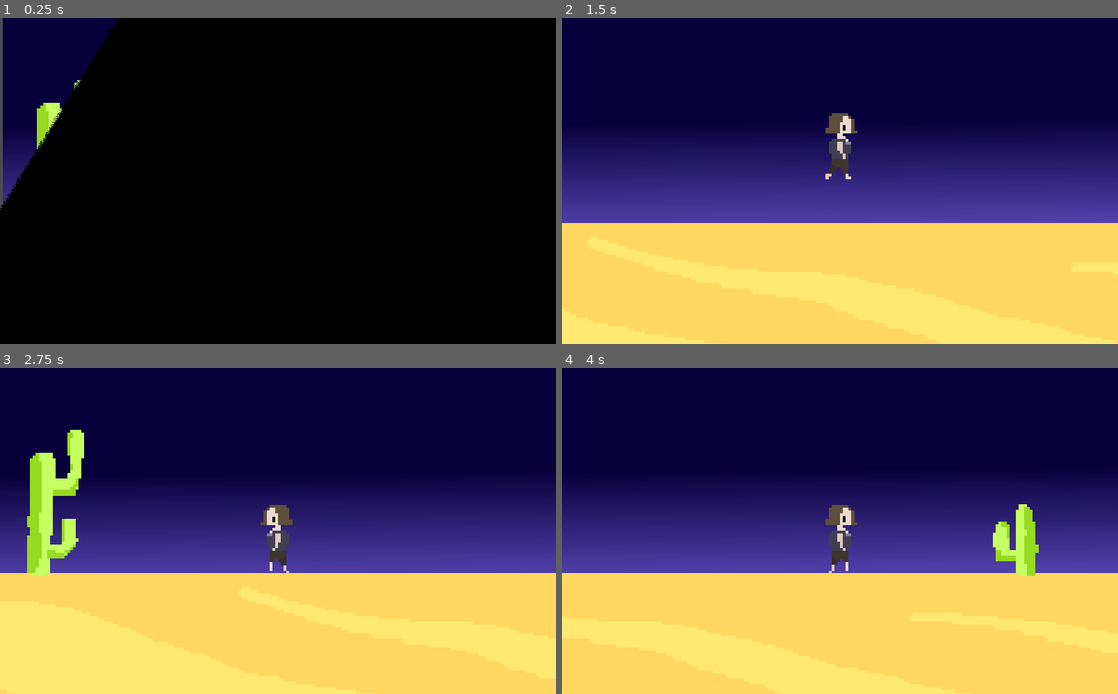
Above: before the commit, frames 1-4 (two rows, left to right).
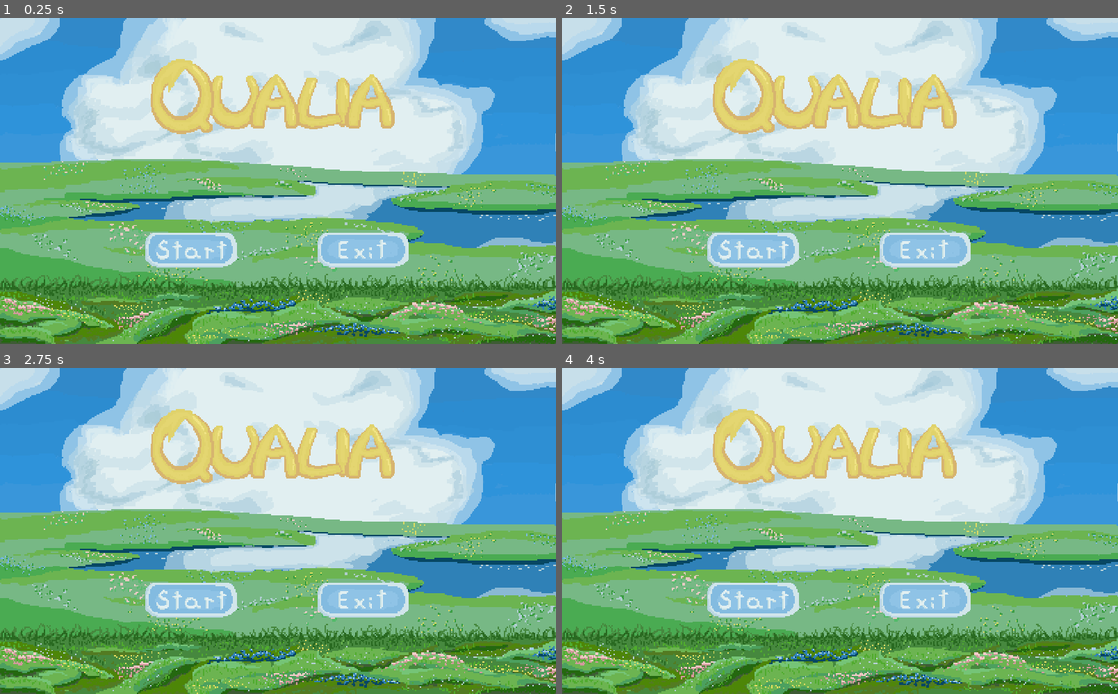
Above: after the commit, the same moments.

Repository: linasdev/qualia
Game: Godot game, scene res://scenes/Tittle screen/Tittle scene.tscn
Same seed, same stepped clock (60 frames per second), same inputs: the game is played once before the commit and once after it. Before the commit the project starts from res://scenes/scene4(desert)/scene4(desert).tscn.
Inputs (mouse positions are in pixels of both pictures, inside the frame that each line leads up to):
- Up to frame 1 (0.25 s): no input
- Up to frame 2 (1.5 s): move the mouse to (962, 164) at 0.52 s; hold Right (ui_right) from 0.53 s (still down); click (962, 164) at 0.6 s; tap Space (jump) at 0.77 s; move the mouse to (728, 197) at 1.27 s; tap E (interact) at 1.35 s
- Up to frame 3 (2.75 s): tap Space (jump) at 1.52 s; move the mouse to (333, 459) at 2.02 s; release Right (ui_right) at 2.03 s; hold Left (ui_left) from 2.03 s (still down); click (333, 459) at 2.1 s
- Up to frame 4 (4 s): move the mouse to (812, 596) at 2.77 s; release Left (ui_left) at 2.78 s; hold Right (ui_right) from 2.78 s (still down); tap E (interact) at 2.85 s; tap Space (jump) at 3.02, 3.77 s; move the mouse to (1006, 579) at 3.52 s; click (1006, 579) at 3.6 s

The runs differ from the first frame. In frame 1, 100% of the frame differs, in the area x 0-100%, y 0-100%; in frame 2, 100%; in frame 3, 100%; in frame 4, 100%.

Commit message:
Finalize for presentation

Diff:
--- a/project.godot
+++ b/project.godot
@@ -16,7 +16,7 @@
 [application]
 
 config/name="Qualia"
-run/main_scene="res://scenes/scene4(desert)/scene4(desert).tscn"
+run/main_scene="res://scenes/Tittle screen/Tittle scene.tscn"
 config/icon="res://scenes/common/assets/icon.png"
 
 [display]
--- a/scenes/Tittle screen/TextureButton.gd
+++ b/scenes/Tittle screen/TextureButton.gd
@@ -14,5 +14,5 @@
 	if time_passed >= 0:
 		time_passed += delta
 	if time_passed >= 1:
-		get_tree().change_scene("res://scenes/scene6(forest)/scene6(forest).tscn")
+		get_tree().change_scene("res://scenes/scene4(desert)/scene4(desert).tscn")
 		time_passed = -1
--- a/scenes/scene5(plains)/scene5(plains).tscn
+++ b/scenes/scene5(plains)/scene5(plains).tscn
@@ -31,9 +31,6 @@
 limit_top = -125
 limit_right = 225
 limit_bottom = 125
-
-[node name="animated_sprite" parent="Player" index="2"]
-frame = 0
 
 [node name="force_area" parent="." instance=ExtResource( 3 )]
 position = Vector2( -127.499, 45.9685 )
@@ -79,7 +76,7 @@
 
 [node name="scene_changer" parent="." instance=ExtResource( 6 )]
 position = Vector2( 211.376, -93.682 )
-target_scene = "res://scenes/scene6(forest)/scene6(forest).tscn"
+target_scene = "res://scenes/Tittle screen/Tittle scene.tscn"
 
 [node name="lava_changer" parent="." instance=ExtResource( 6 )]
 position = Vector2( 211.376, -93.682 )
--- a/scenes/scene6(forest)/scene6(forest).tscn
+++ b/scenes/scene6(forest)/scene6(forest).tscn
@@ -75,7 +75,5 @@
 target_scene = "res://scenes/scene5(plains)/scene5(plains).tscn"
 
 [node name="Fader" parent="." instance=ExtResource( 5 )]
-offset = Vector2( 300, 0 )
-transform = Transform2D( 1, 0, 0, 1, 300, 0 )
 
 [editable path="Player"]
